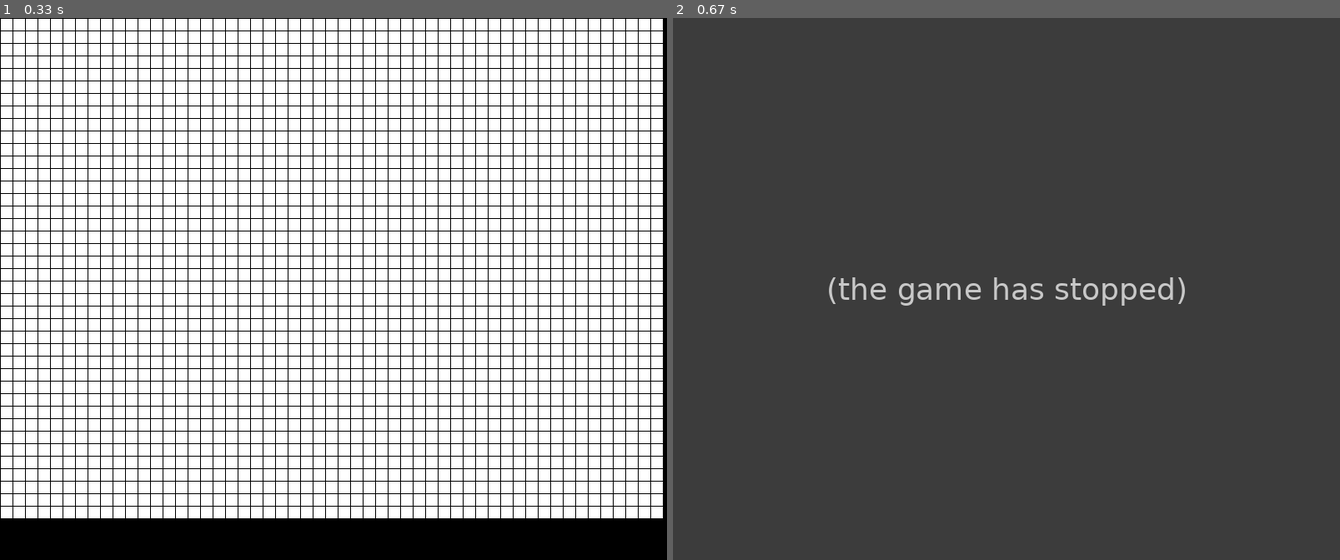
Above: before the commit, frames 1-2 (left to right).
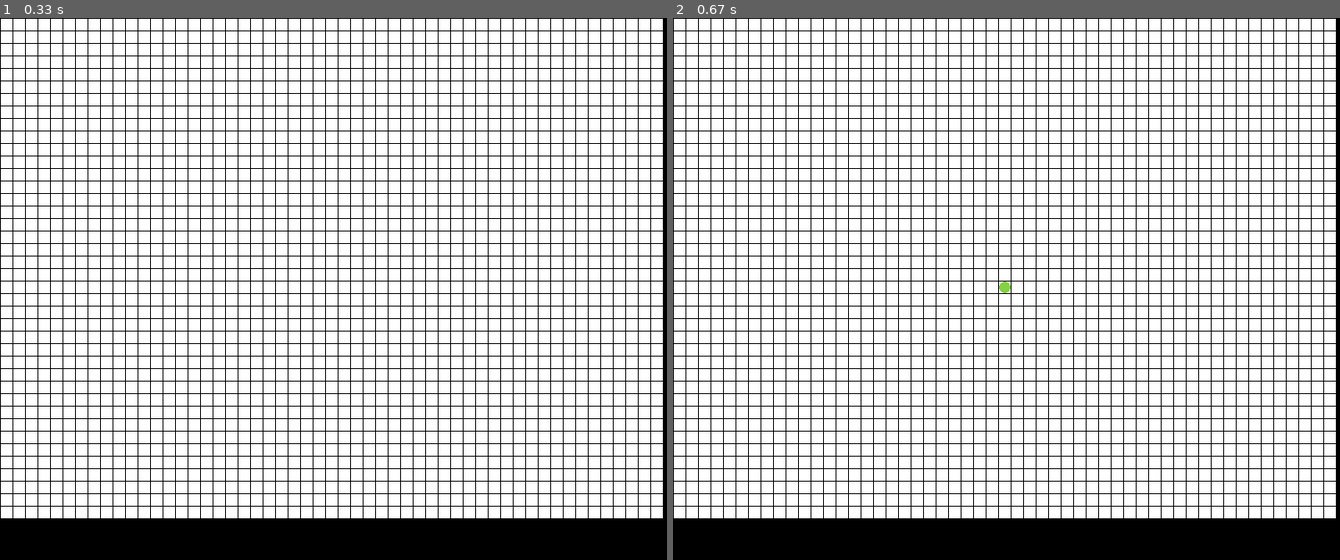
Above: after the commit, the same moments.

Repository: MrJoeKr/Pathfinding-Visualizer-Python
Game: pygame game, started from Run.pyw
Two runs of this game, one before a commit and one after it. Both use one fixed random seed, a clock stepped at 60 frames per second and the inputs below.
Inputs (mouse positions are in pixels of both pictures, inside the frame that each line leads up to):
- Up to frame 1 (0.33 s): no input
- Up to frame 2 (0.67 s): click (1006, 289) at 0.38 s

Frame 1 is identical in both runs. In frame 2, 100% of the frame differs, in the area x 0-100%, y 0-100%.
Error before the commit: AttributeError: 'Node' object has no attribute 'draw_as_circle' (board_window.py line 65); the game stopped at 0.38 s (later frames are placeholders)

Commit message:
Add drawing as circle method

Diff:
--- a/node_object.py
+++ b/node_object.py
@@ -68,6 +68,22 @@
         self.color = color
         self.draw_display()
 
+    def draw_as_circle(self, color: Color) -> None:
+        x, y = self.draw_position[0], self.draw_position[1]
+
+        self.color = color
+
+        center = \
+            (x + self.width / 2 + FOREGROUND_PADDING,
+            y + self.width / 2 + FOREGROUND_PADDING)
+
+        pygame.draw.circle(
+            self.display,
+            color,
+            center,
+            self.width / 2,
+        )
+
     def set_wall(self) -> None:
         self._is_wall = True
         self.draw_display()
